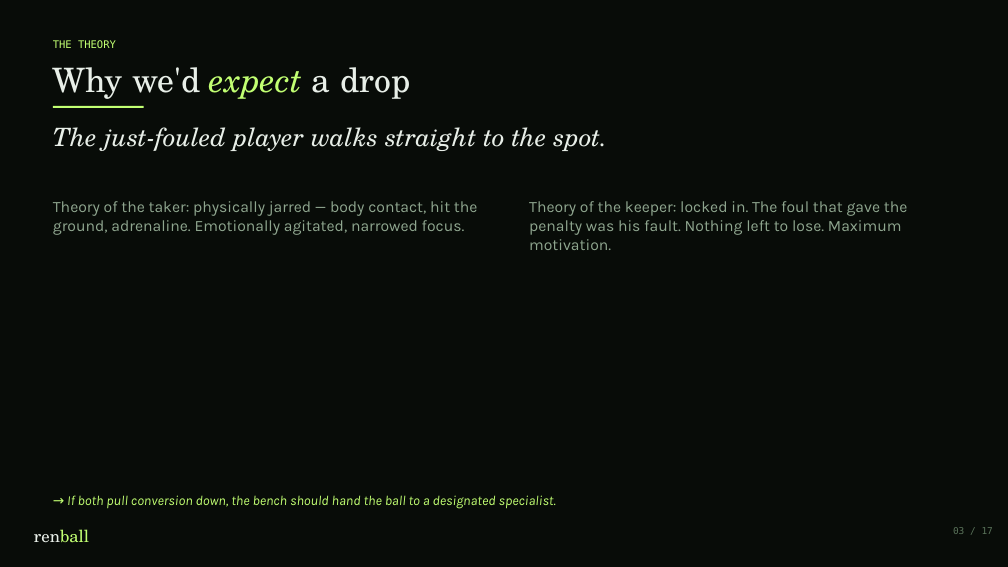
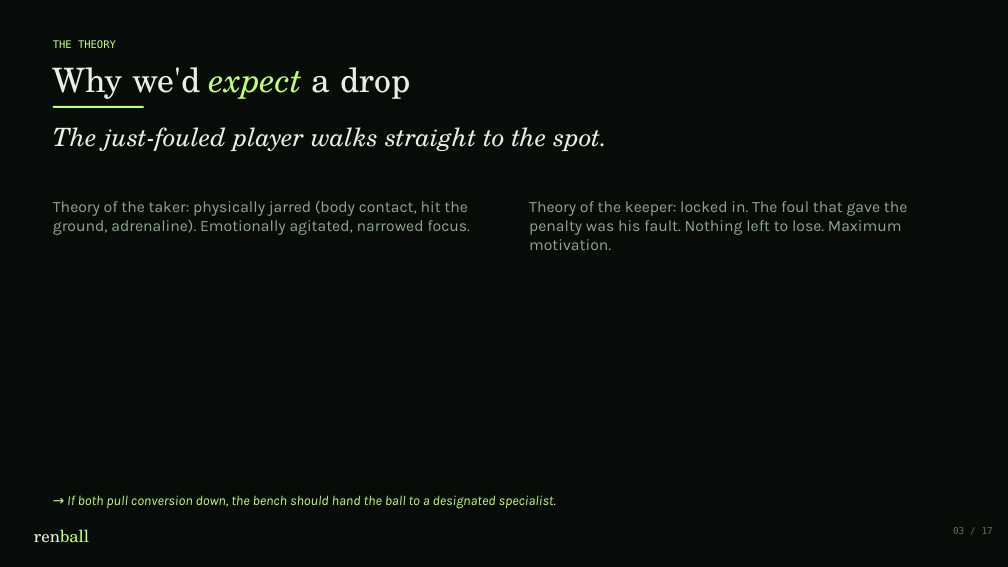
Before and after one commit to koeymenc/renball, a slide deck: slide 3 of projects/01-penalty-analysis/slides.pptx. Drawn at 1008x567 pixels with LibreOffice and Linux fonts; fonts in the diff are those of the drawing. Boxes give left, top, right and bottom in pixels: in the first picture for what was removed or moved away, otherwise in the second. Text is boxed around its words. In the diff, an @@ line names an element or a change of style, - is before the commit and + after.

```diff
--- a/projects/01-penalty-analysis/slides.pptx
+++ b/projects/01-penalty-analysis/slides.pptx
@@ text at [53, 201, 470, 235]: text changed @@
-Theory of the taker: physically jarred — body contact, hit the ground, adrenaline. Emotionally agitated, narrowed focus.
+Theory of the taker: physically jarred (body contact, hit the ground, adrenaline). Emotionally agitated, narrowed focus.
```
Also in this commit, not shown: 8 other slides changed, 11 other files.
